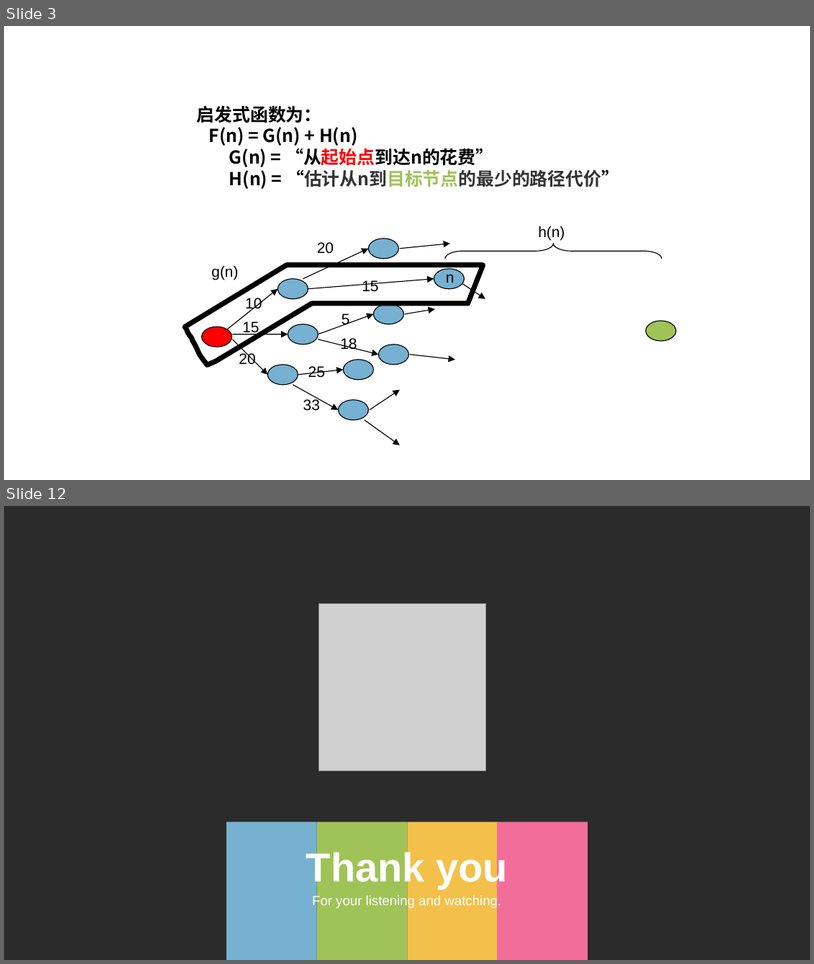
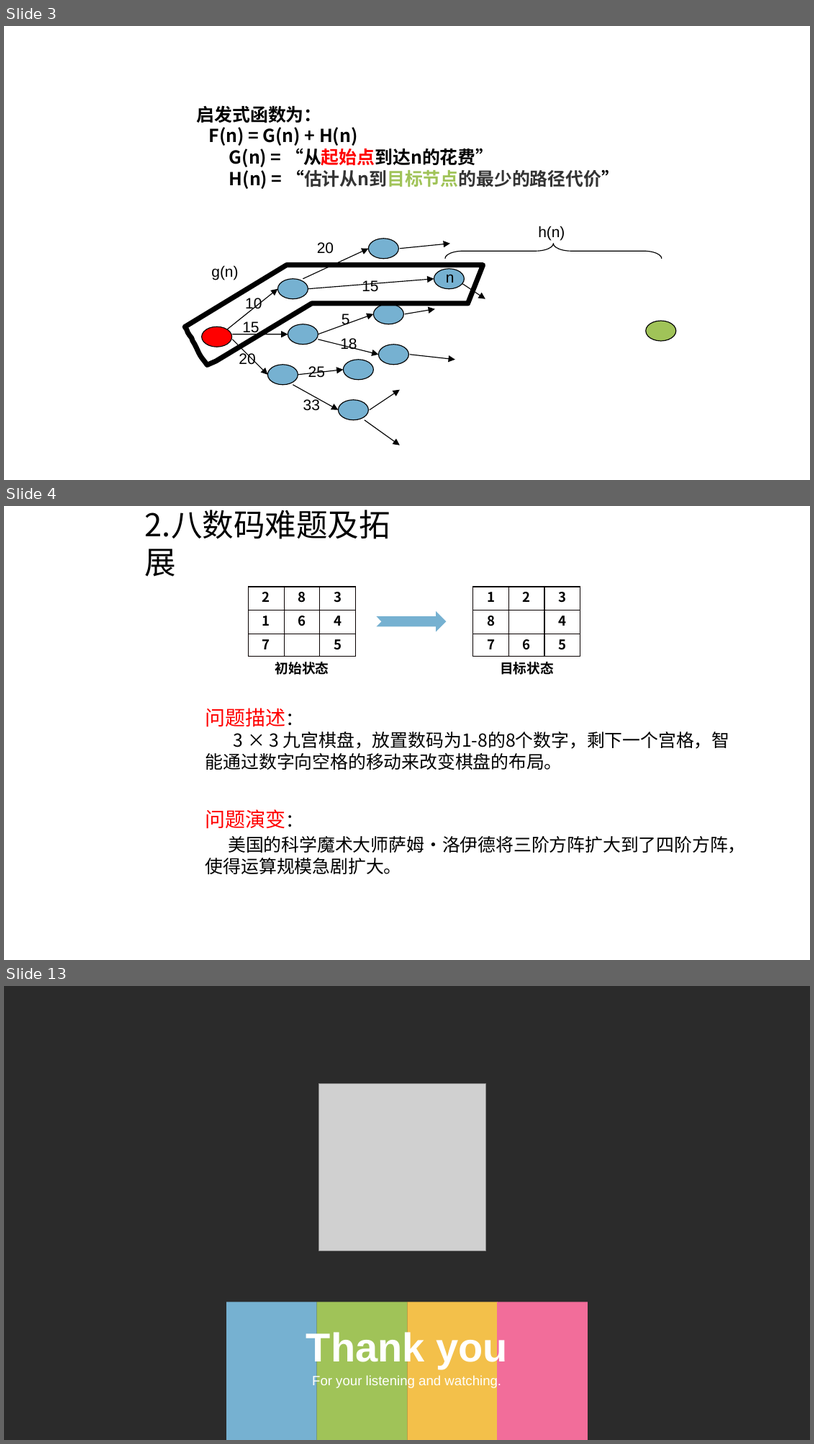
Before and after one commit to Anchovy0901/introduction-to-AI, a slide deck: 小组作业/doc/人工智能_G3_Astar算法讲解.pptx. Shown one above the other, each under a label of ours: slides 3 and 12 before the commit, slides 3, 4 and 13 after it; the slides between them are not shown. The pictures are 814x964 and 814x1444 pixels, drawn with LibreOffice and Linux fonts; fonts in the diff are those of the drawing; grey boxes stand for pictures; background and template pictures are left out; a plain dark background stands for a picture behind light text. Boxes give left, top, right and bottom in pixels: in the first picture for what was removed or moved away, otherwise in the second. Text is boxed around its words. In the diff, an @@ line names an element or a change of style, - is before the commit and + after.

```diff
--- a/小组作业/doc/人工智能_G3_Astar算法讲解.pptx
+++ b/小组作业/doc/人工智能_G3_Astar算法讲解.pptx
@@ slide 4 added at [4, 506, 810, 960], background picture (left out) @@
@@ title added at [145, 510, 391, 577], 28 pt, text #000000 @@
+2.八数码难题及拓展
@@ table added at [248, 587, 355, 656], 3 rows, 3 columns @@
+2 | 8 | 3
+1 | 6 | 4
+7 |  | 5
@@ table added at [473, 587, 580, 656], 3 rows, 3 columns @@
+1 | 2 | 3
+8 |  | 4
+7 | 6 | 5
@@ notched right arrow added at [376, 611, 447, 632], fill #76B1D1 @@
@@ text added at [275, 662, 329, 674], 12 pt, text #000000, bold @@
+初始状态
@@ text added at [500, 662, 554, 674], 12 pt, text #000000, bold @@
+目标状态
@@ text added at [206, 708, 730, 770], 16 pt, text #000000 @@
+问题描述：
+3 × 3 九宫棋盘，放置数码为1-8的8个数字，剩下一个宫格，智能通过数字向空格的移动来改变棋盘的布局。
@@ text added at [206, 809, 746, 874], 16 pt, text #000000 @@
+问题演变：
+美国的科学魔术大师萨姆·洛伊德将三阶方阵扩大到了四阶方阵，使得运算规模急剧扩大。
@@ what was slide 12 is now slide 13 @@
```
Also in this commit, not shown: 7 slides changed, 2 other slides added, 2 slides removed.
